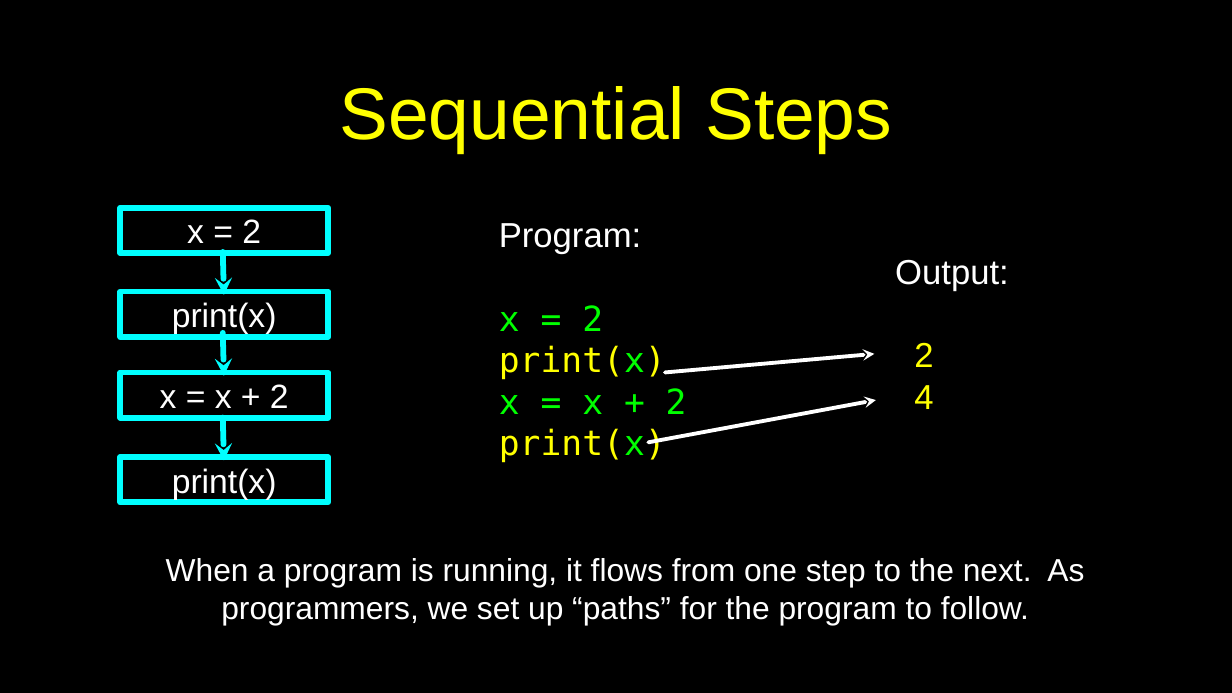
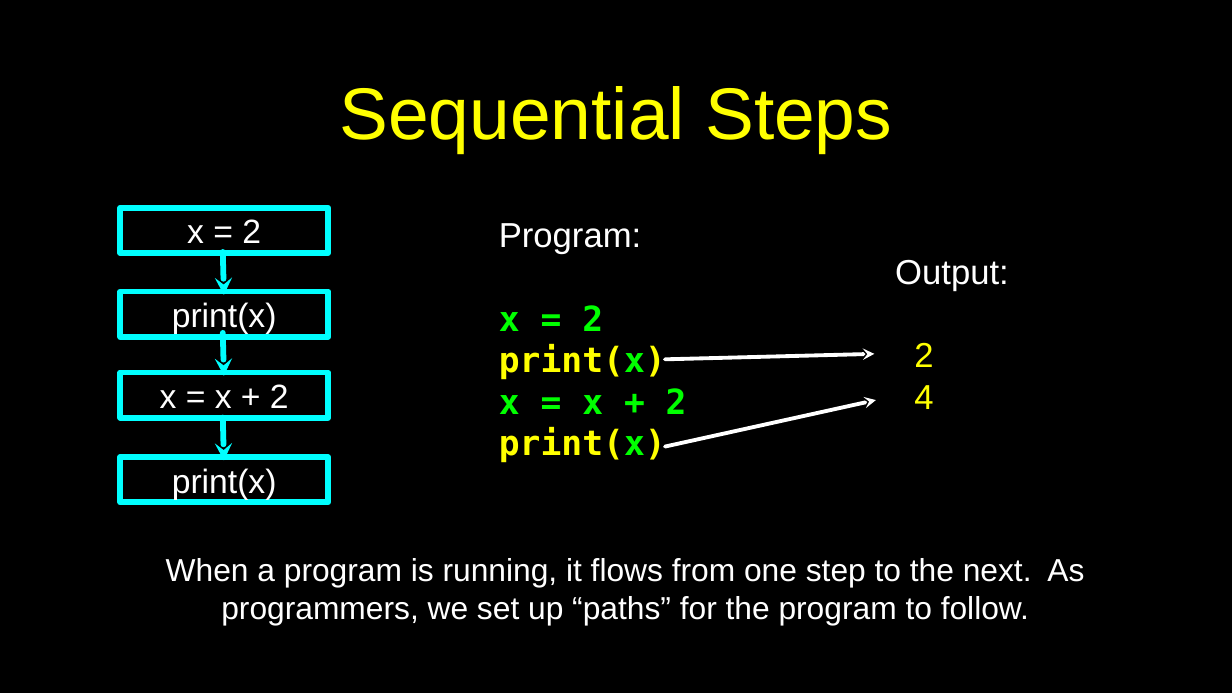
Before and after one commit to csev/py4e, a slide deck: slide 39 of lectures3/Pythonlearn-01-Intro.pptx. Drawn at 1232x693 pixels with LibreOffice and Linux fonts; fonts in the diff are those of the drawing. Boxes give left, top, right and bottom in pixels: in the first picture for what was removed or moved away, otherwise in the second. Text is boxed around its words. In the diff, an @@ line names an element or a change of style, - is before the commit and + after.

```diff
--- a/lectures3/Pythonlearn-01-Intro.pptx
+++ b/lectures3/Pythonlearn-01-Intro.pptx
@@ text at bbox=[499, 305, 687, 463]: bold on in "x = 2", "print(x)", "x = x + 2", "print(x)" @@
@@ arrow moved from (874, 354) - (665, 372) to (874, 354) - (665, 360) @@
@@ arrow moved from (876, 400) - (649, 442) to (876, 400) - (665, 446) @@
```
Also in this commit, not shown: 7 other slides changed.
